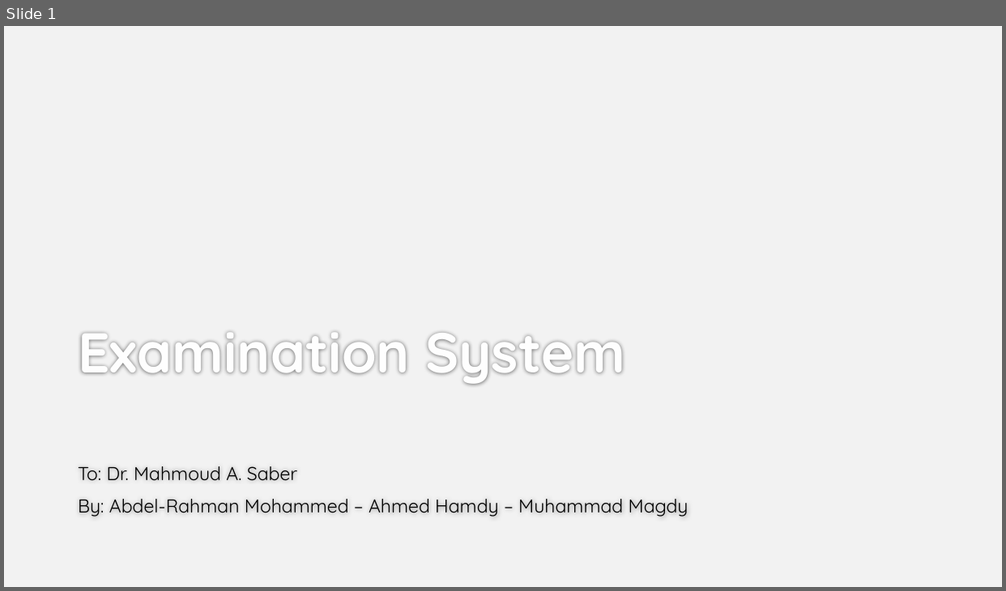
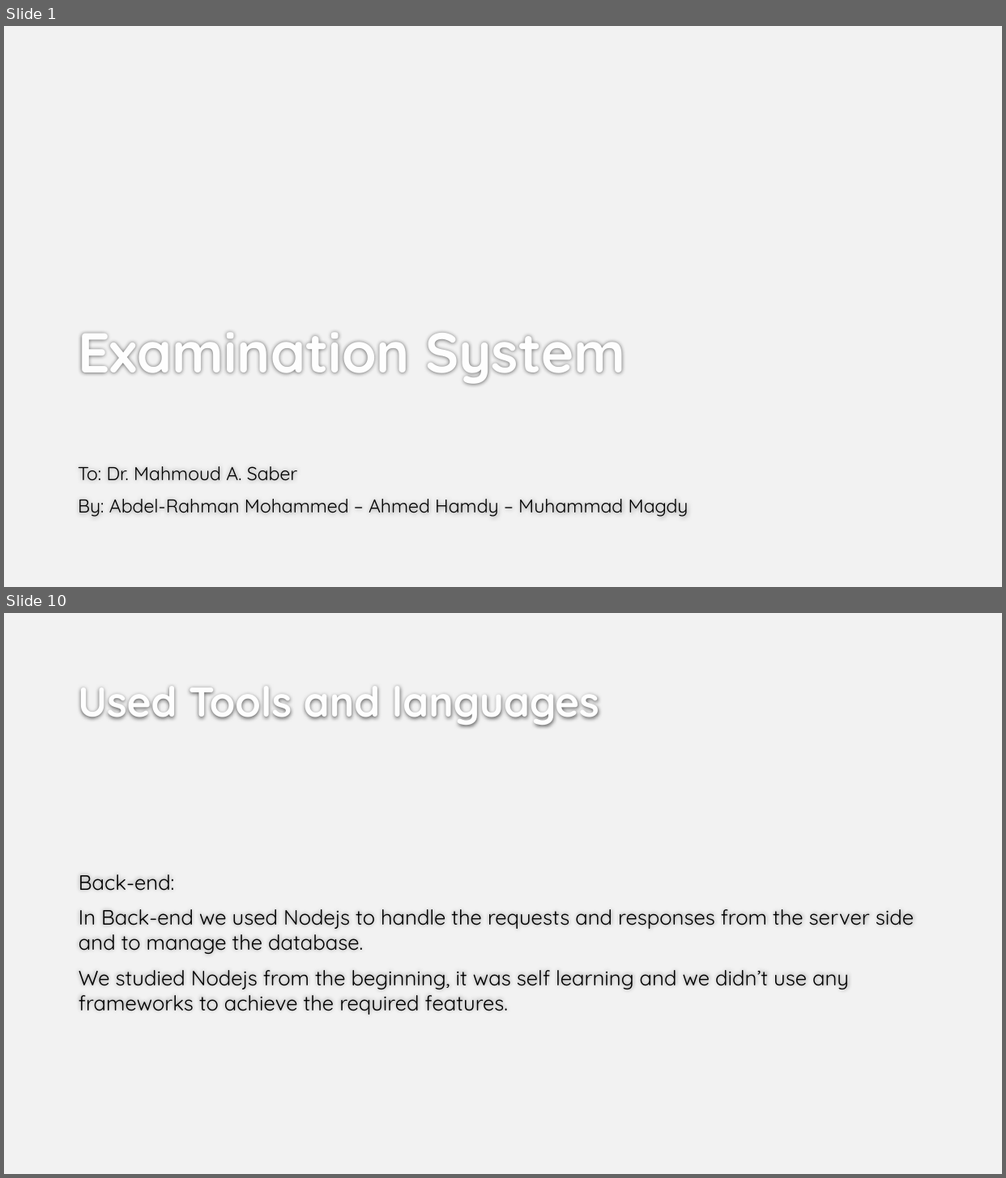
Before and after one commit to Gazouly/Examination.System, a slide deck: Examination System.pptx. Shown one above the other, each under a label of ours: slide 1 before the commit, slides 1 and 10 after it; the slides between them are not shown. The pictures are 1006x591 and 1006x1178 pixels, drawn with LibreOffice and Linux fonts; fonts in the diff are those of the drawing; background and template pictures are left out. Boxes give left, top, right and bottom in pixels: in the first picture for what was removed or moved away, otherwise in the second. Text is boxed around its words. In the diff, an @@ line names an element or a change of style, - is before the commit and + after.

```diff
--- a/Examination System.pptx
+++ b/Examination System.pptx
@@ slide 10 added at <box>4,613,1002,1174</box>, background #F2F2F2 @@
@@ title added at <box>78,688,599,728</box>, 40 pt, text #FEFEFE, bold @@
+Used Tools and languages
@@ text added at <box>79,875,914,1015</box>, 20 pt, text #000000 @@
+Back-end:
+In Back-end we used Nodejs to handle the requests and responses from the server side and to manage the database.
+We studied Nodejs from the beginning, it was self learning and we didn’t use any frameworks to achieve the required features.
```
Also in this commit, not shown: 6 slides changed, 5 other slides added, 1 slide removed.
